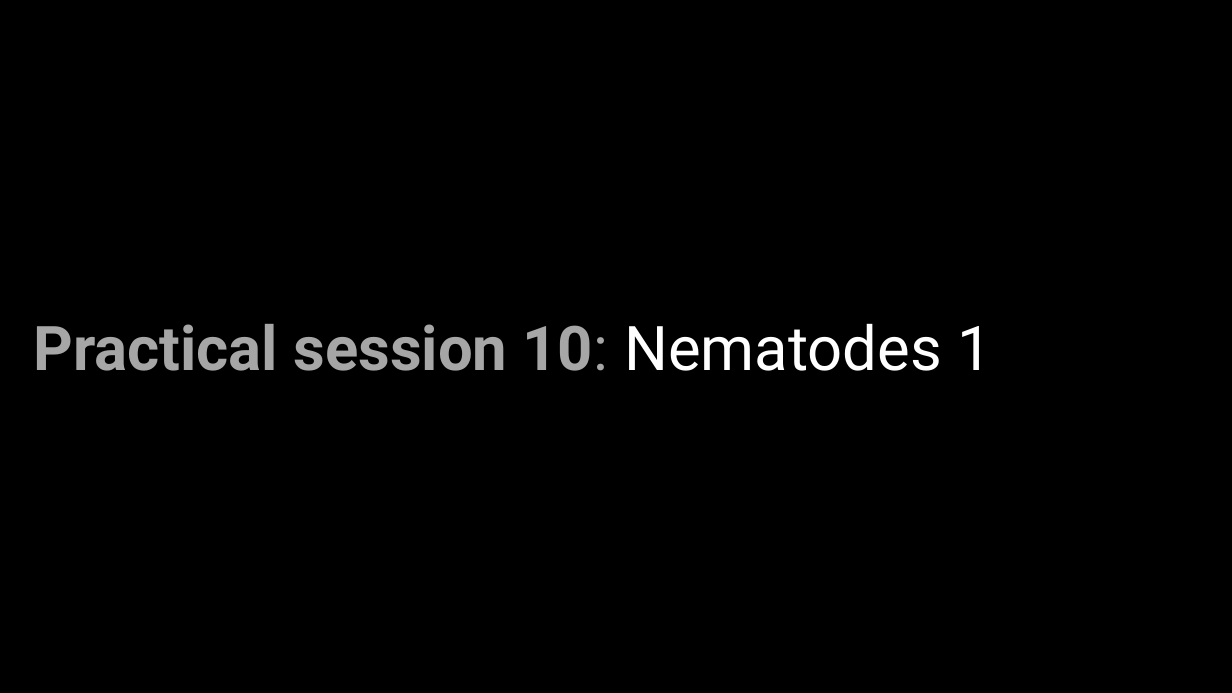
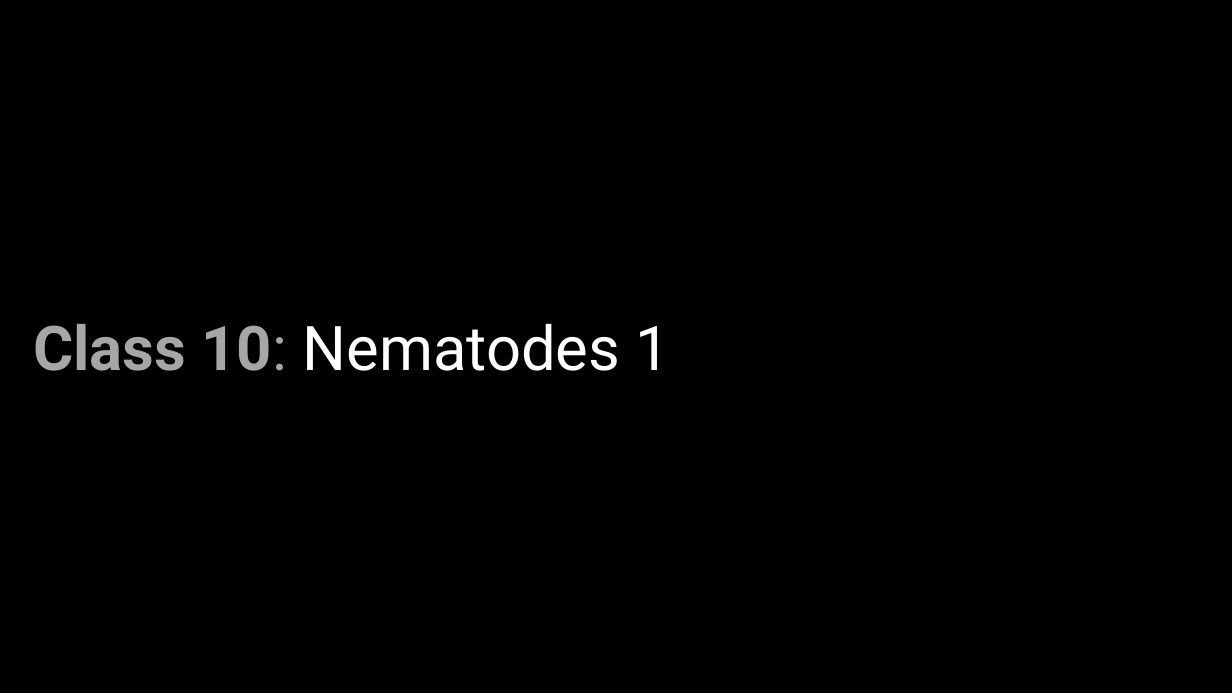
Before and after one commit to wood-lab/fish_406, a slide deck: slide 11 of docs/lectures/in-class_activities/class_10.pptx. Drawn at 1232x693 pixels with LibreOffice and Linux fonts; fonts in the diff are those of the drawing. Boxes give left, top, right and bottom in pixels: in the first picture for what was removed or moved away, otherwise in the second. Text is boxed around its words. In the diff, an @@ line names an element or a change of style, - is before the commit and + after.

Commit message:
updating ppt and class agenda

```diff
--- a/docs/lectures/in-class_activities/class_10.pptx
+++ b/docs/lectures/in-class_activities/class_10.pptx
@@ text at [33,323,671,371]: text changed; text colour #A6A6A6 to #FFFFFF; bold off @@
-Practical session 10: Nematodes 1
+Class 10: Nematodes 1
```
Also in this commit, not shown: 3 other slides changed, 1 slide added, 1 slide removed, 14 other files.
